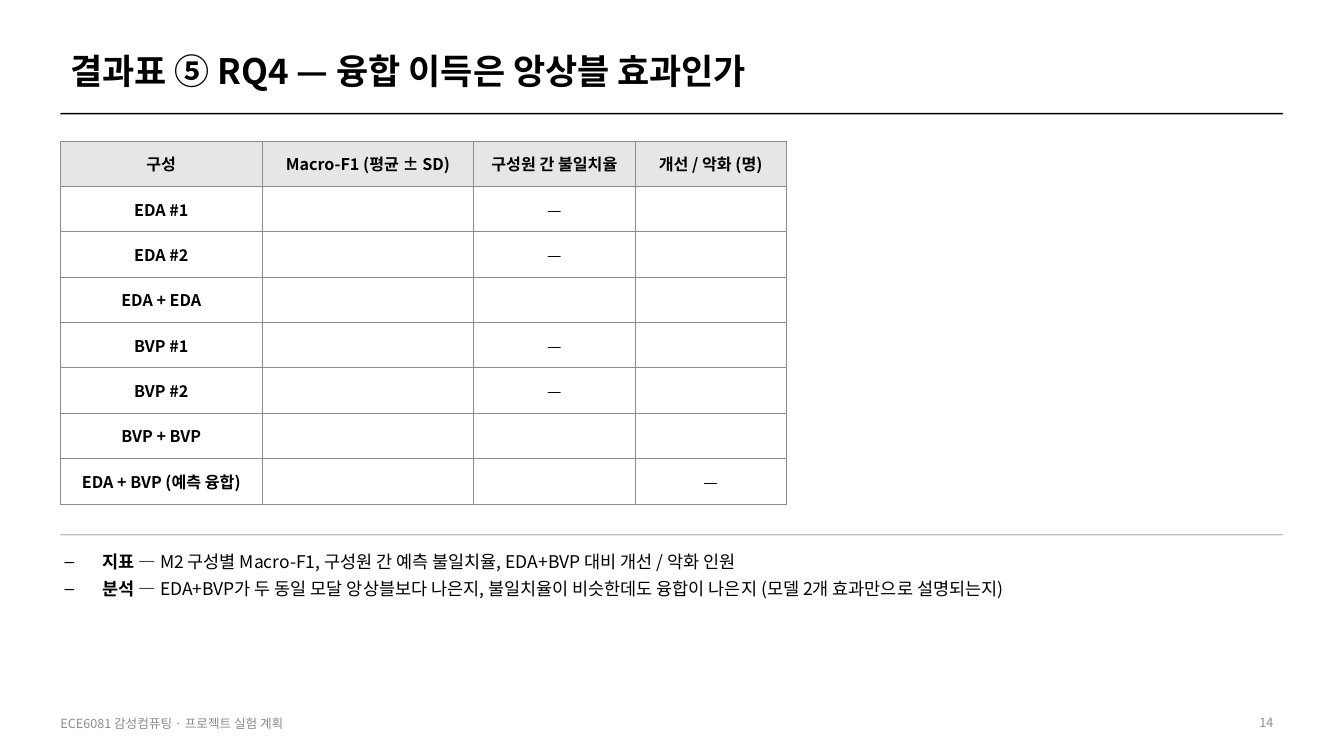
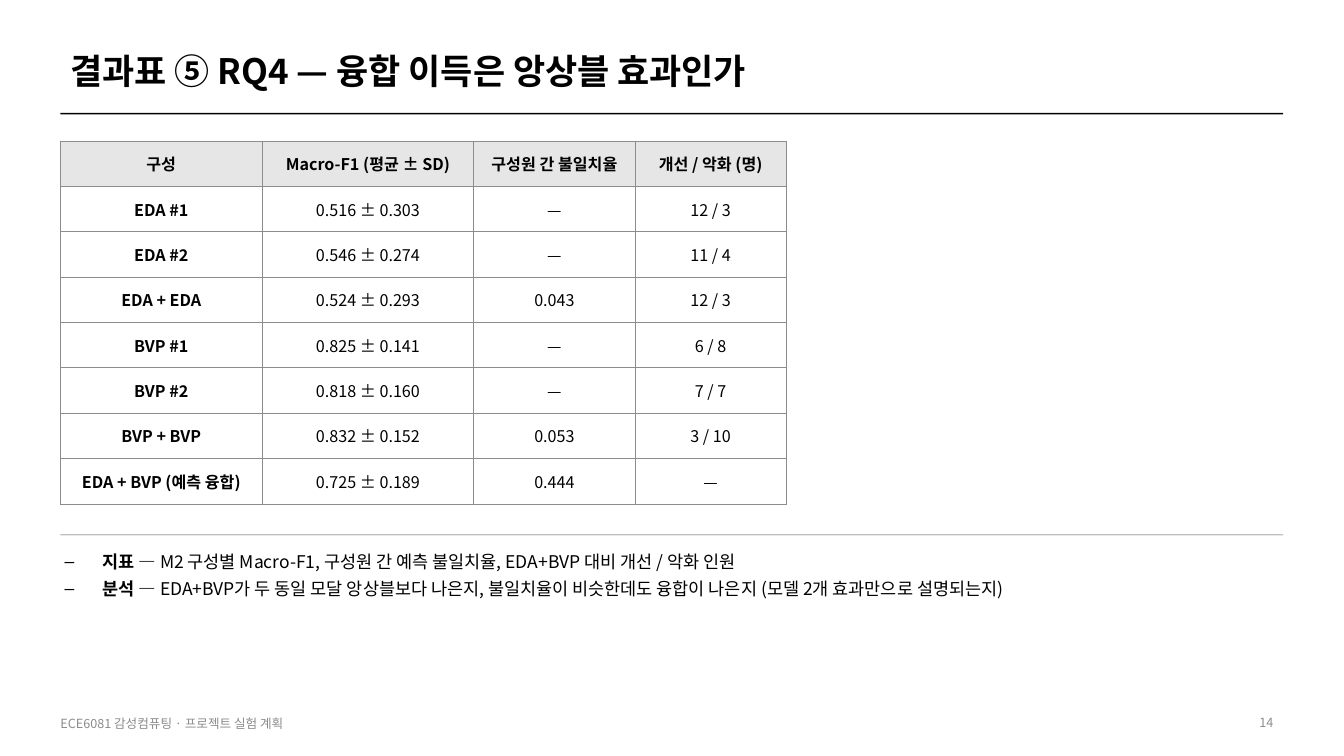
Before and after one commit to HuiJongJung/ece6081-affective-computing, a slide deck: slide 14 of docs/experiment_plan.pptx. Drawn at 1344x756 pixels with LibreOffice and Linux fonts; fonts in the diff are those of the drawing. Boxes give left, top, right and bottom in pixels: in the first picture for what was removed or moved away, otherwise in the second. Text is boxed around its words. In the diff, an @@ line names an element or a change of style, - is before the commit and + after.

```diff
--- a/docs/experiment_plan.pptx
+++ b/docs/experiment_plan.pptx
@@ table at [60, 141, 786, 504] @@
-row 2, column 2: 
+row 2, column 2: 0.516 ± 0.303
-row 2, column 4: 
+row 2, column 4: 12 / 3
-row 3, column 2: 
+row 3, column 2: 0.546 ± 0.274
-row 3, column 4: 
+row 3, column 4: 11 / 4
-row 4: EDA + EDA |  |  | 
+row 4: EDA + EDA | 0.524 ± 0.293 | 0.043 | 12 / 3
-row 5, column 2: 
+row 5, column 2: 0.825 ± 0.141
-row 5, column 4: 
+row 5, column 4: 6 / 8
-row 6, column 2: 
+row 6, column 2: 0.818 ± 0.160
-row 6, column 4: 
+row 6, column 4: 7 / 7
-row 7: BVP + BVP |  |  | 
+row 7: BVP + BVP | 0.832 ± 0.152 | 0.053 | 3 / 10
-row 8, column 2: 
+row 8, column 2: 0.725 ± 0.189
-row 8, column 3: 
+row 8, column 3: 0.444
```
Also in this commit, not shown: 4 other slides changed, 28 other files.
